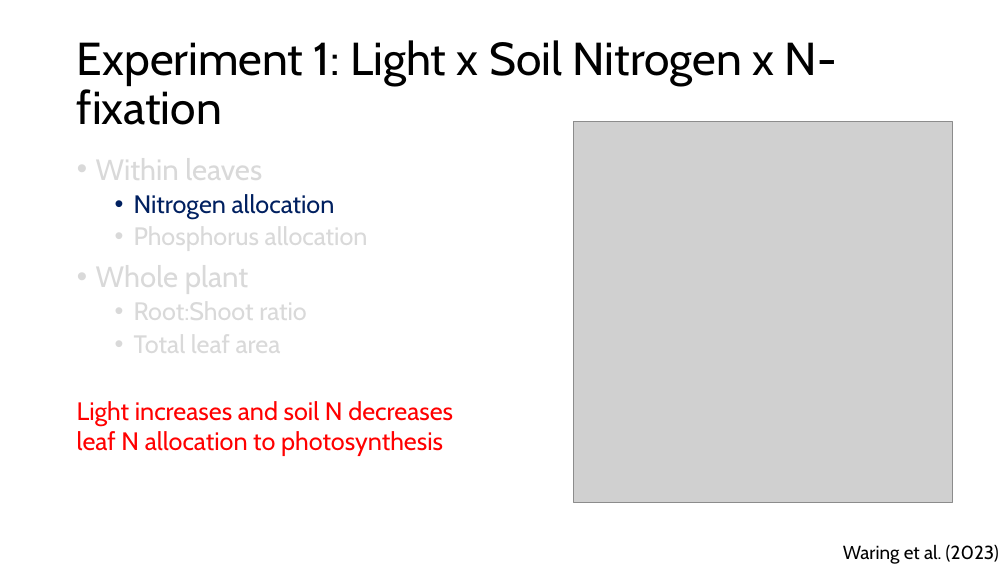
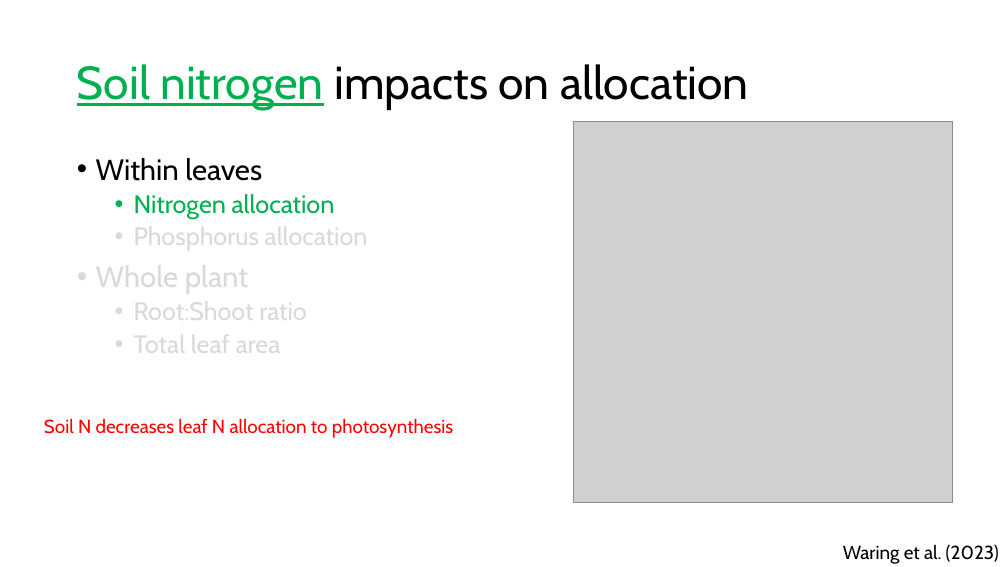
Before and after one commit to SmithEcophysLab/seminar, a slide deck: slide 29 of 2026_lemontree_allocation/src/lt_science_allocation_smith.pptx (slide 9 before the commit). Drawn at 1008x567 pixels with LibreOffice and Linux fonts; fonts in the diff are those of the drawing; grey boxes stand for pictures. Boxes give left, top, right and bottom in pixels: in the first picture for what was removed or moved away, otherwise in the second. Text is boxed around its words. In the diff, an @@ line names an element or a change of style, - is before the commit and + after.

```diff
--- a/2026_lemontree_allocation/src/lt_science_allocation_smith.pptx
+++ b/2026_lemontree_allocation/src/lt_science_allocation_smith.pptx
@@ title at <box>77,64,748,110</box>: text changed @@
-Experiment 1: Light x Soil Nitrogen x N-fixation
+Soil nitrogen impacts on allocation
@@ text at <box>96,158,335,219</box>: text colour #D9D9D9 to #000000 in "Within leaves"; text colour #002060 to #00B050 in "Nitrogen allocation" @@
@@ text at <box>44,418,453,438</box>: text changed; size 24 to 18 pt @@
-Light increases and soil N decreases leaf N allocation to photosynthesis
+Soil N decreases leaf N allocation to photosynthesis
```
Also in this commit, not shown: 13 other slides changed, 17 slides added.
